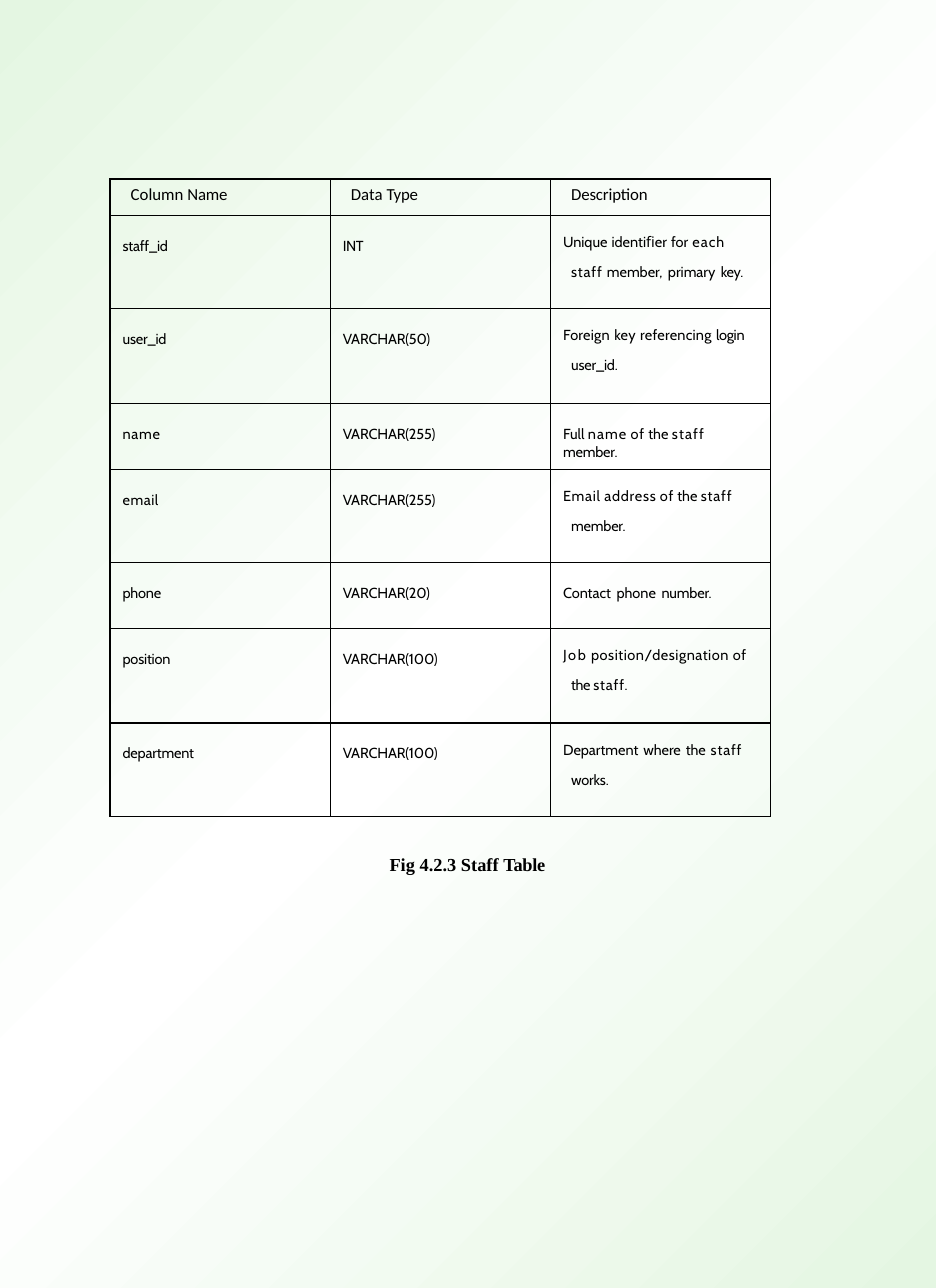
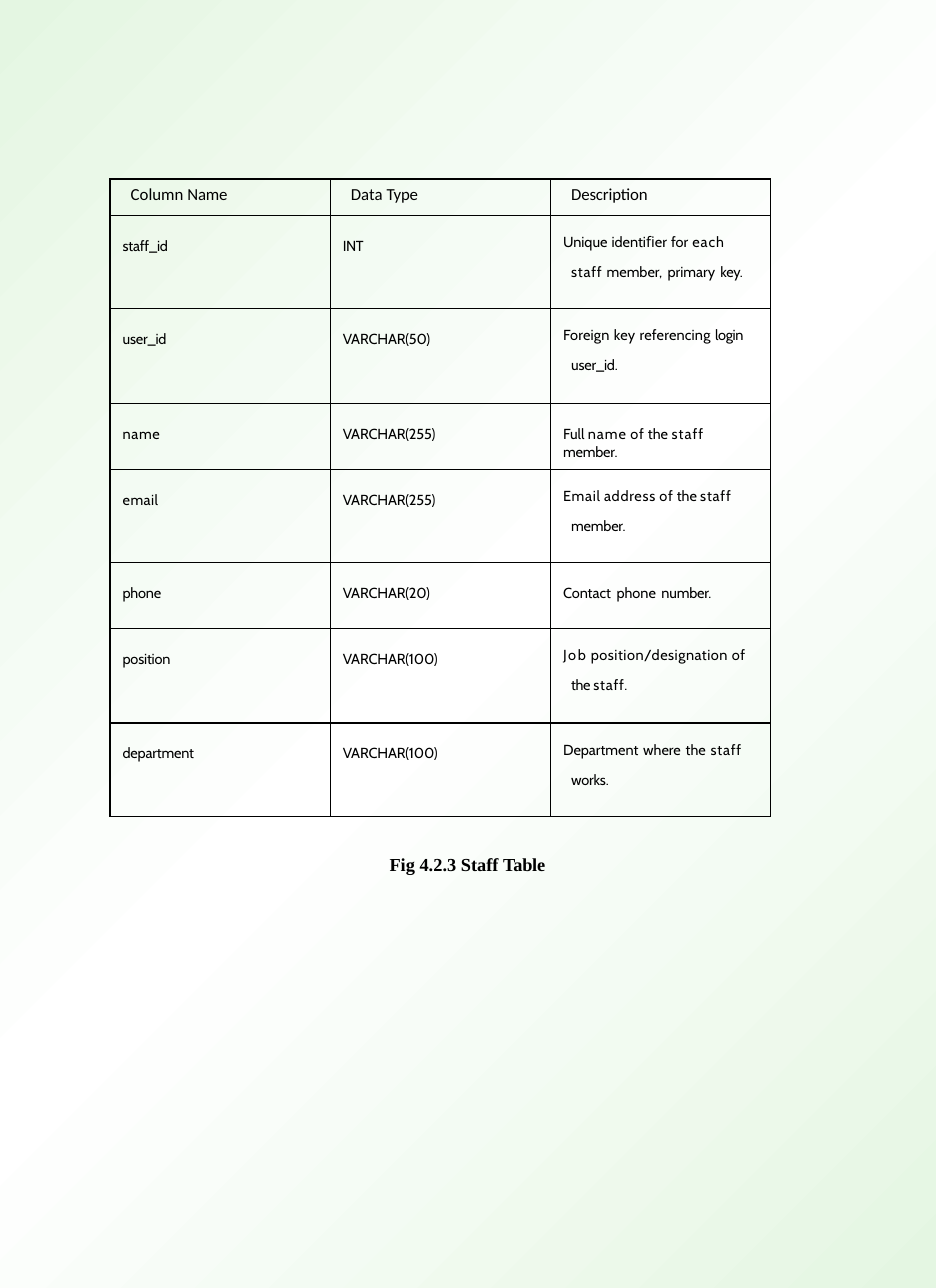
Before and after one commit to AadilMohammed360/APT-2.4.24-, a slide deck: slide 16 of docs/MyCaseStudy.pptx (slide 14 before the commit). Drawn at 936x1288 pixels with LibreOffice and Linux fonts; fonts in the diff are those of the drawing. Boxes give left, top, right and bottom in pixels: in the first picture for what was removed or moved away, otherwise in the second. Text is boxed around its words. In the diff, an @@ line names an element or a change of style, - is before the commit and + after.

```diff
--- a/docs/MyCaseStudy.pptx
+++ b/docs/MyCaseStudy.pptx
@@ table at box(110, 178, 771, 816) @@
@@ letter spacing 0.2 to 0.1 pt in "Foreign key referencing" @@
@@ letter spacing 0.4 to 0.3 pt in "email", "position/designation" @@
```
Also in this commit, not shown: 10 other slides changed, 7 slides added, 2 other files.
